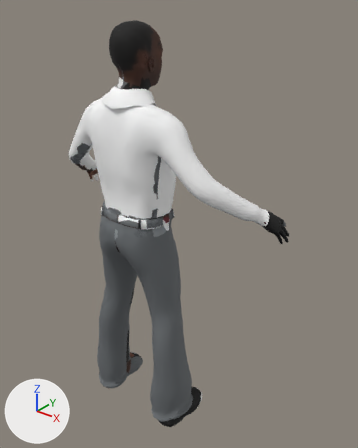
Two versions of the glTF model public/models/humans/npc_boy_high_school.glb, one commit apart.
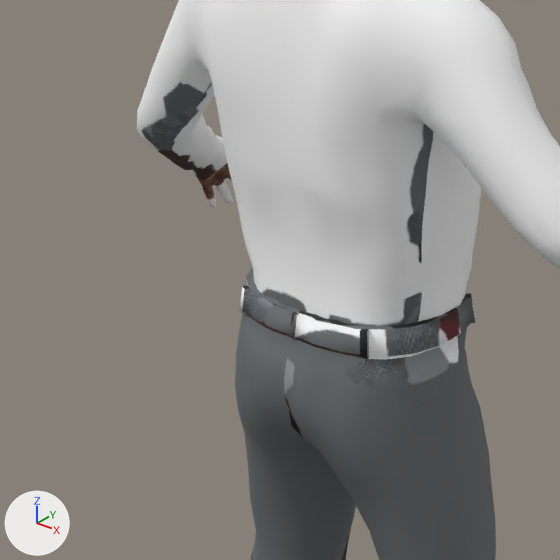
The first picture shows the older version from a camera (50 mm lens) standing at (1.239, -1.253, 1.764) and looking at (0.072, 0.205, 0.86). The close-ups show the older and then the newer version on the part from 7% to 56% of the width and 26% to 65% of the height of that picture. Only the edits that show in the close-ups are written down. The lights are fixed; the arrows at lower left show +X, +Y and +Z. Vertices at exactly the same position are counted once.

The first close-up shows 'npc_boy_high_school'.
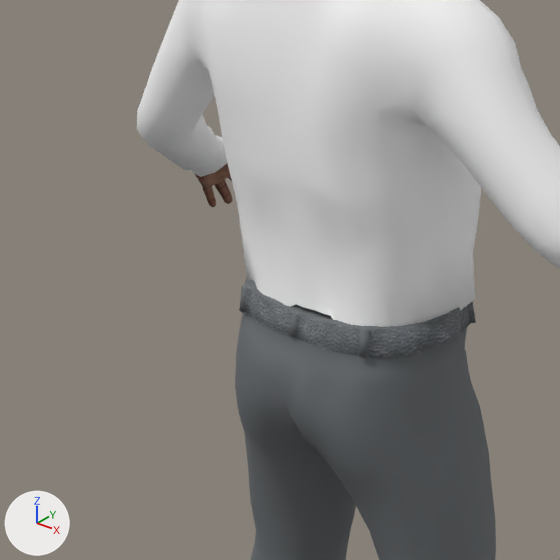
The change in detail:
me_npc_boy_high_school has 5235 vertices, 9798 faces and spans x -0.53..0.53, y -0.1..0.35, z 0.0..1.65.
me_npc_boy_high_school is used by ob_npc_boy_high_school; location (0.0, 0.0, 0.0).
me_npc_boy_high_school part 1: 55 of 5235 vertices moved; they spanned x -0.14..0.14, y -0.06..0.19, z 0.93..1.04 and now span x -0.14..0.14, y -0.06..0.16, z 0.95..0.99; mean shift (0.0, 0.0, -0.02); largest move (-0.04, 0.14, 1.03) -> (-0.04, 0.14, 0.97).
me_npc_boy_high_school part 2: texture (UV) coordinates of 9798 of 9798 faces, centred in x -0.53..0.53, y -0.1..0.35, z 0.0..1.65, changed; they spanned u 0.0..1.0, v 0.0..0.95 and now span u 0.0..1.0, v 0.0..1.0.

What differs and where, as boxes (x1, y1, x2, y2) in the close-ups (560 x 560 px; the box of a moved part takes in the faces that stretch with it):
'npc_boy_high_school', reshaped, surface changed
    both: (137, 0, 560, 560)
part 1 of me_npc_boy_high_school, moved or reshaped
    before: (242, 230, 474, 327)
    after: (238, 211, 475, 327)
part 2 of me_npc_boy_high_school, surface changed
    both: (139, 79, 476, 560)
